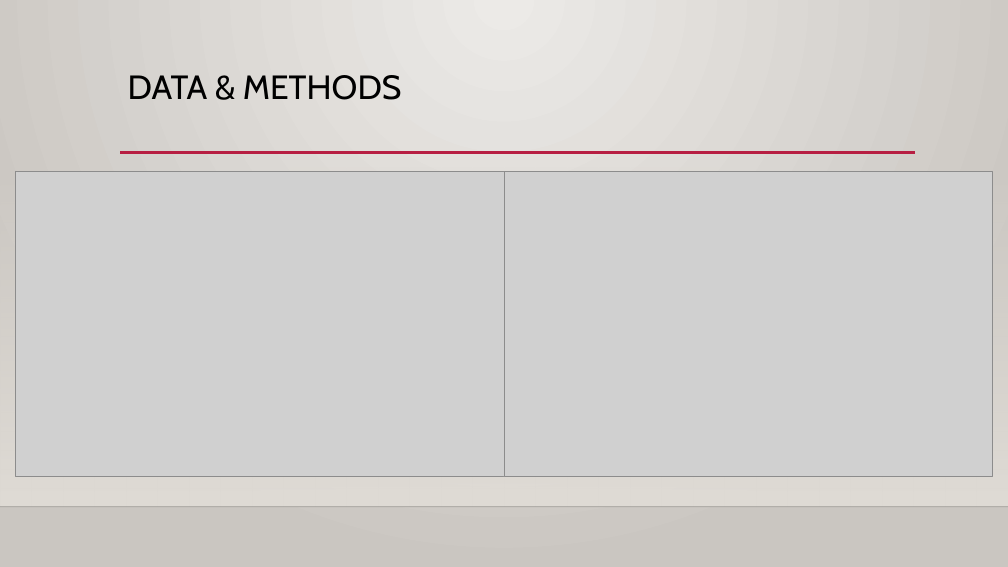
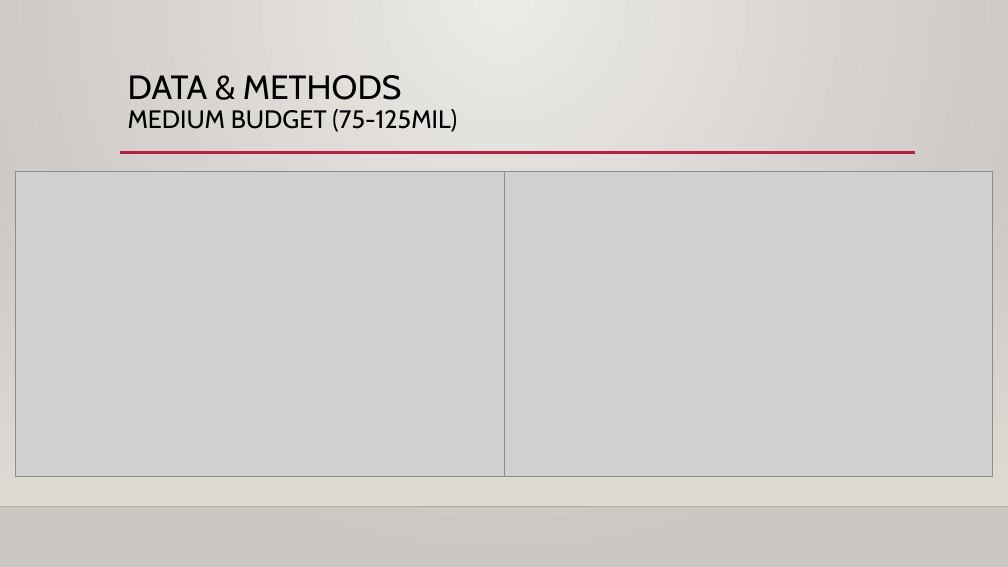
Before and after one commit to jnhoogstra/movie_analysis_Microsoft, a slide deck: slide 12 of Phase 1 Presentation.pptx. Drawn at 1008x567 pixels with LibreOffice and Linux fonts; fonts in the diff are those of the drawing; grey boxes stand for pictures; background and template pictures are left out. Boxes give left, top, right and bottom in pixels: in the first picture for what was removed or moved away, otherwise in the second. Text is boxed around its words. In the diff, an @@ line names an element or a change of style, - is before the commit and + after.

```diff
--- a/Phase 1 Presentation.pptx
+++ b/Phase 1 Presentation.pptx
@@ title at (x1=128, y1=75, x2=457, y2=132): text changed; size 32 to 24 pt @@
-DATA & METHODS
+DATA & METHODS
+MEDIUM BUDGET (75-125MIL)
```
Also in this commit, not shown: 10 other slides changed, 1 other file.
